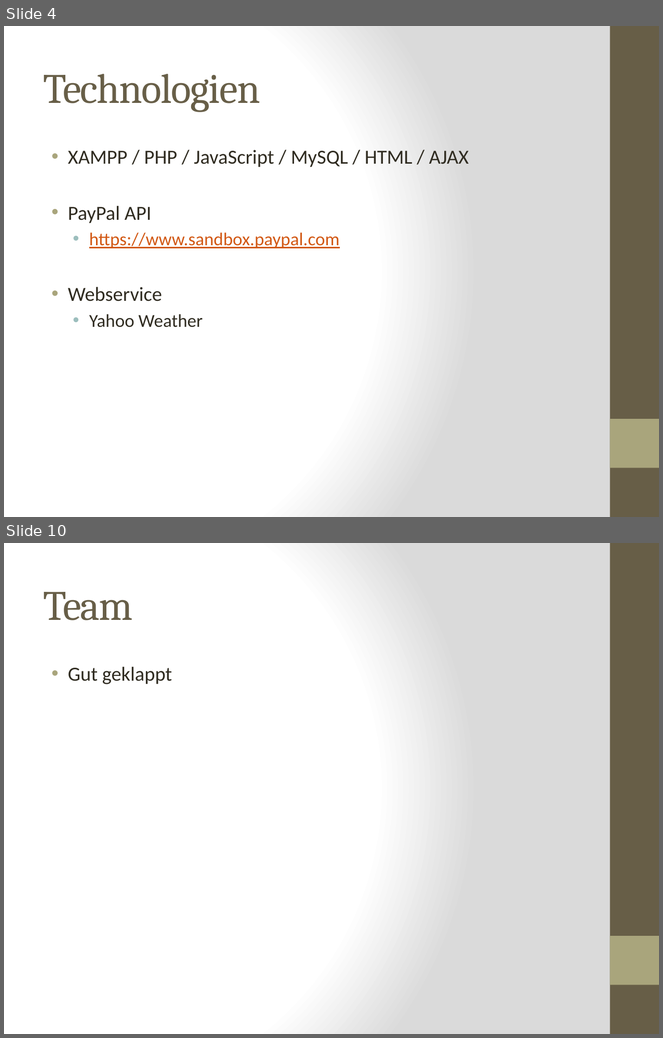
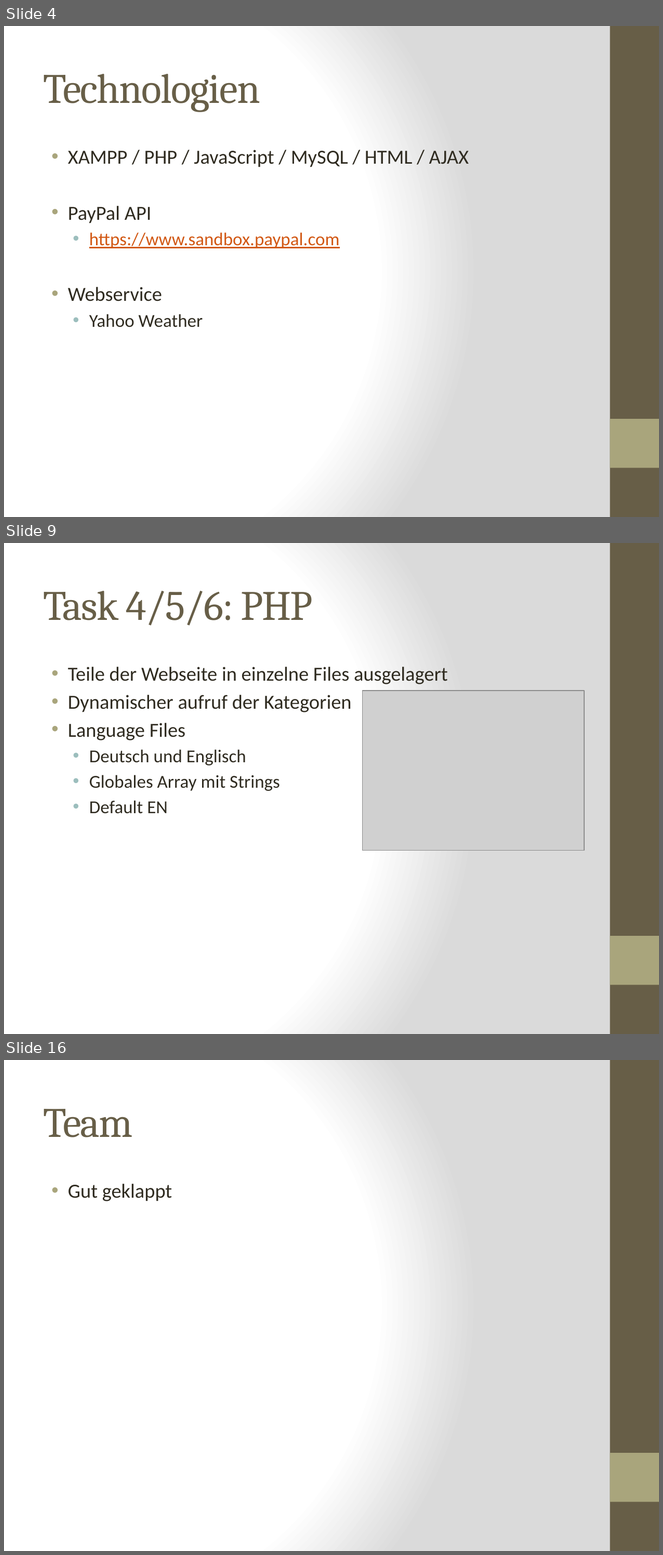
Before and after one commit to kochm8/ch.bfh.bti7054.w2014.p.beerwebshop, a slide deck: doc/Präsentation.pptx. Shown one above the other, each under a label of ours: slides 4 and 10 before the commit, slides 4, 9 and 16 after it; the slides between them are not shown. The pictures are 663x1038 and 663x1555 pixels, drawn with LibreOffice and Linux fonts; fonts in the diff are those of the drawing; grey boxes stand for pictures. Boxes give left, top, right and bottom in pixels: in the first picture for what was removed or moved away, otherwise in the second. Text is boxed around its words. In the diff, an @@ line names an element or a change of style, - is before the commit and + after.

```diff
--- a/doc/Präsentation.pptx
+++ b/doc/Präsentation.pptx
@@ slide 9 added at (4, 543, 659, 1034), background gradient #FFFFFF to #DADADA; not listed: 2 template elements that a slide beside it also shows @@
@@ title added at (44, 591, 312, 626), 46 pt, text #675E47 @@
+Task 4/5/6: PHP
@@ text added at (68, 667, 448, 814), 22 pt, text #2F2B20 @@
+• Teile der Webseite in einzelne Files ausgelagert
+• Dynamischer aufruf der Kategorien
+• Language Files
+  • Deutsch und Englisch
+  • Globales Array mit Strings
+  • Default EN
@@ picture added at (362, 691, 584, 850) @@
@@ what was slide 10 is now slide 16 @@
```
Also in this commit, not shown: 5 slides changed, 6 other slides added, 1 slide removed, 1 other file.
